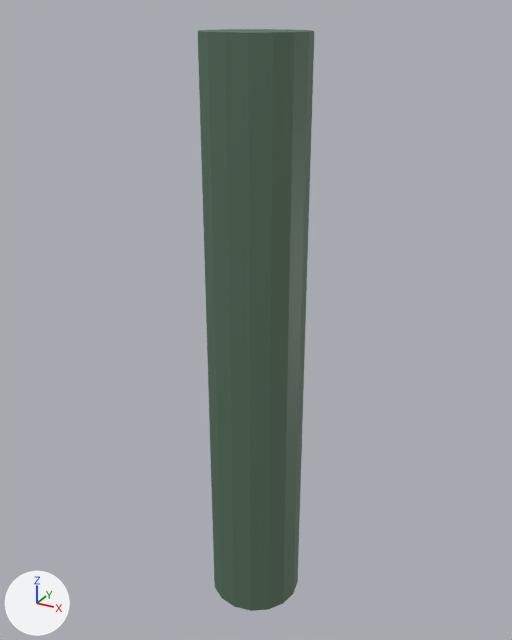
Two versions of the glTF model assets/models/anim.glb, one commit apart.
The view is the same before and after, from a camera (50 mm lens) standing at (0.788, -1.43, 1.555) and looking at (-0.014, 0.028, 0.827). The axes (+X, +Y, +Z) are drawn at lower left. The lights are the same throughout. Vertices at the same position are counted once.
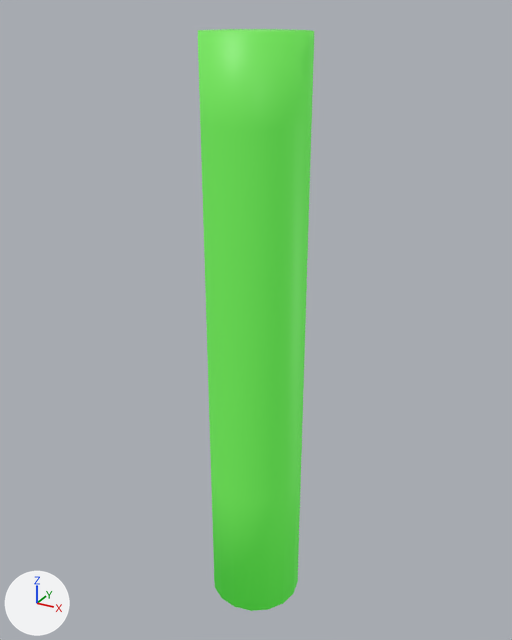
The newer file is also rescaled (x1.338) as a whole; pictures and numbers use the older file's frame.

Changed parts and their boxes (x1, y1, x2, y2) in the pictures (512 x 640 px):
'Cylinder', recoloured, shading changed: (198, 29, 314, 611) in both

Patch to the scene script:
```diff
--- a/assets/models/anim.glb.py
+++ b/assets/models/anim.glb.py
@@ mat_material_001 @@
 mat_material_001 = principled_material('Material.001')
-mat_material_001.base_color = (0.0312, 0.103, 0.0653)  # dark green #315a48
-mat_material_001.emission_color = (0.0318, 0.031, 0.0221)  # black #323129
+mat_material_001.base_color = (0.182, 0.474, 0.101)  # green #76b759
+mat_material_001.emission_color = (0.0159, 0.353, 0.014)  # green #22a01f
 mat_material_001.emission_strength = 1.0
@@ me_cylinder_001 @@
 me_cylinder_001.from_pydata(...)  # 128 vertices, 252 faces; spans x -0.13..0.13, y -0.13..0.13, z 0.0..1.51
 # used by ob_cylinder; location = (0.0, 0.0, 0.0)
+# me_cylinder_001 part 1: all faces are now shaded smooth (248 of 252 changed)
 me_cylinder_001.materials.append(mat_material_001)
```
